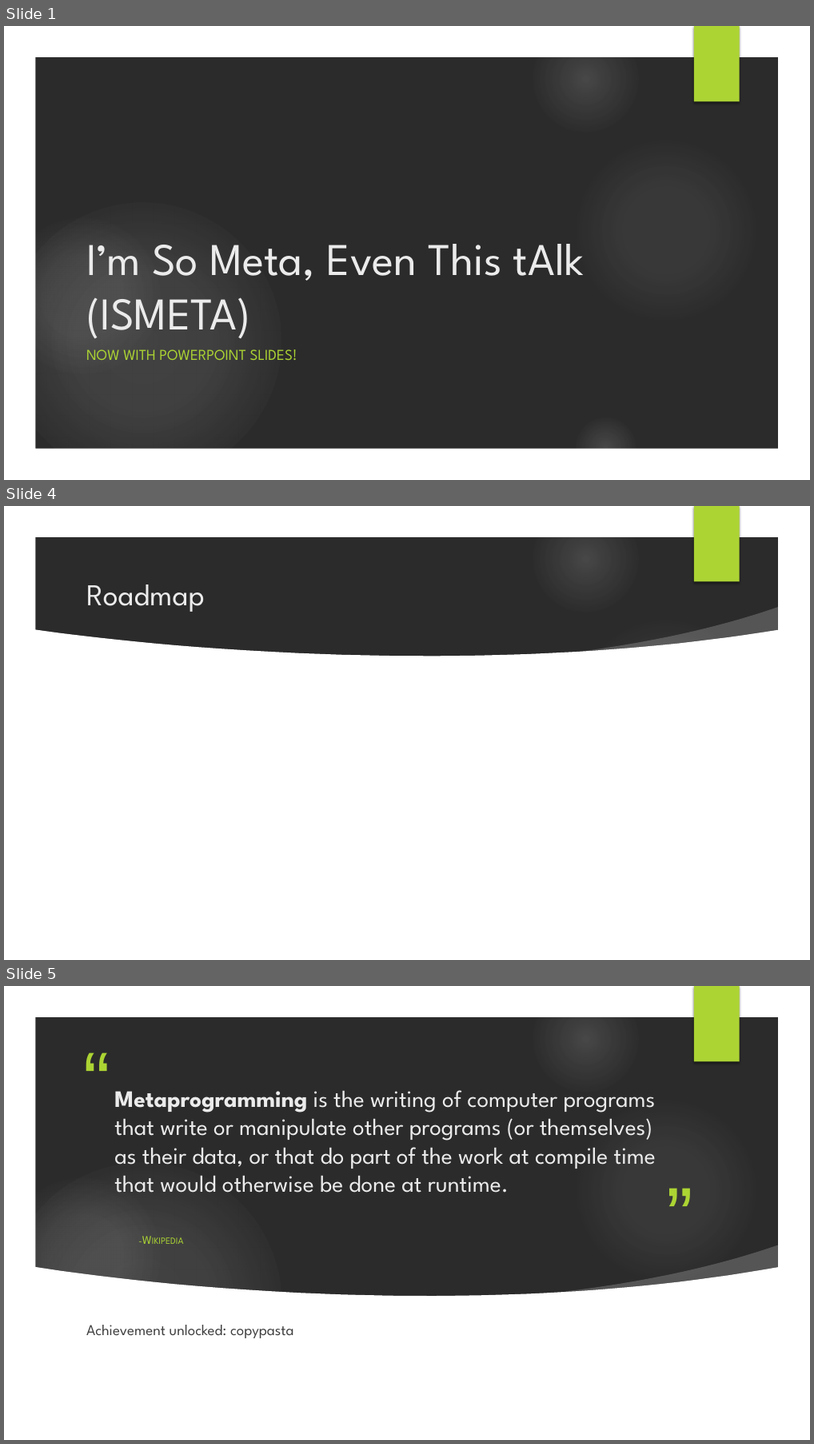
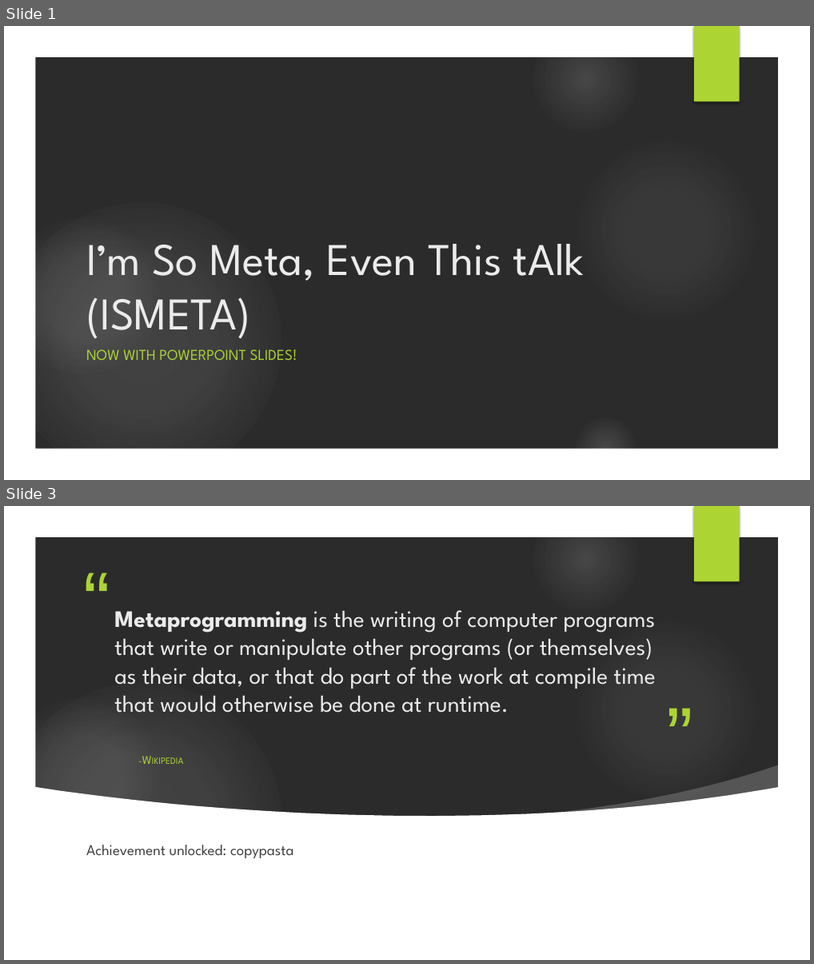
Before and after one commit to bfriesen/MetaDemo, a slide deck: I’m So Meta, Even This tAlk.pptx. Shown one above the other, each under a label of ours: slides 1, 4 and 5 before the commit, slides 1 and 3 after it; the slides between them are not shown. The pictures are 814x1444 and 814x964 pixels, drawn with LibreOffice and Linux fonts; fonts in the diff are those of the drawing; background and template pictures are left out; a plain dark background stands for a picture behind light text. Boxes give left, top, right and bottom in pixels: in the first picture for what was removed or moved away, otherwise in the second. Text is boxed around its words. In the diff, an @@ line names an element or a change of style, - is before the commit and + after.

```diff
--- a/I’m So Meta, Even This tAlk.pptx
+++ b/I’m So Meta, Even This tAlk.pptx
@@ slide 4 removed at box(4, 506, 810, 960), background picture (left out); not listed: 7 template elements that a slide beside it also shows @@
@@ title removed at box(86, 584, 205, 612) @@
-Roadmap
@@ freeform shape removed at box(565, 607, 786, 672) @@
@@ freeform shape removed at box(34, 629, 780, 929) @@
@@ what was slide 5 is now slide 3 @@
```
Also in this commit, not shown: 2 slides changed, 9 slides added, 2 other slides removed.
